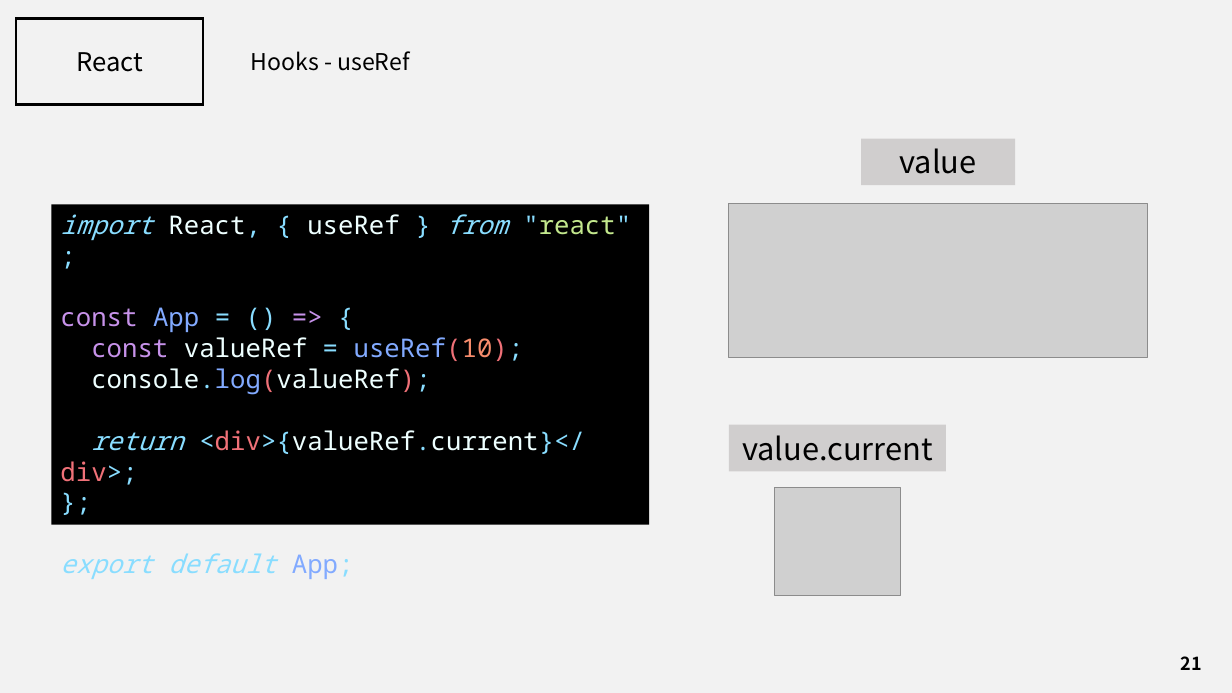
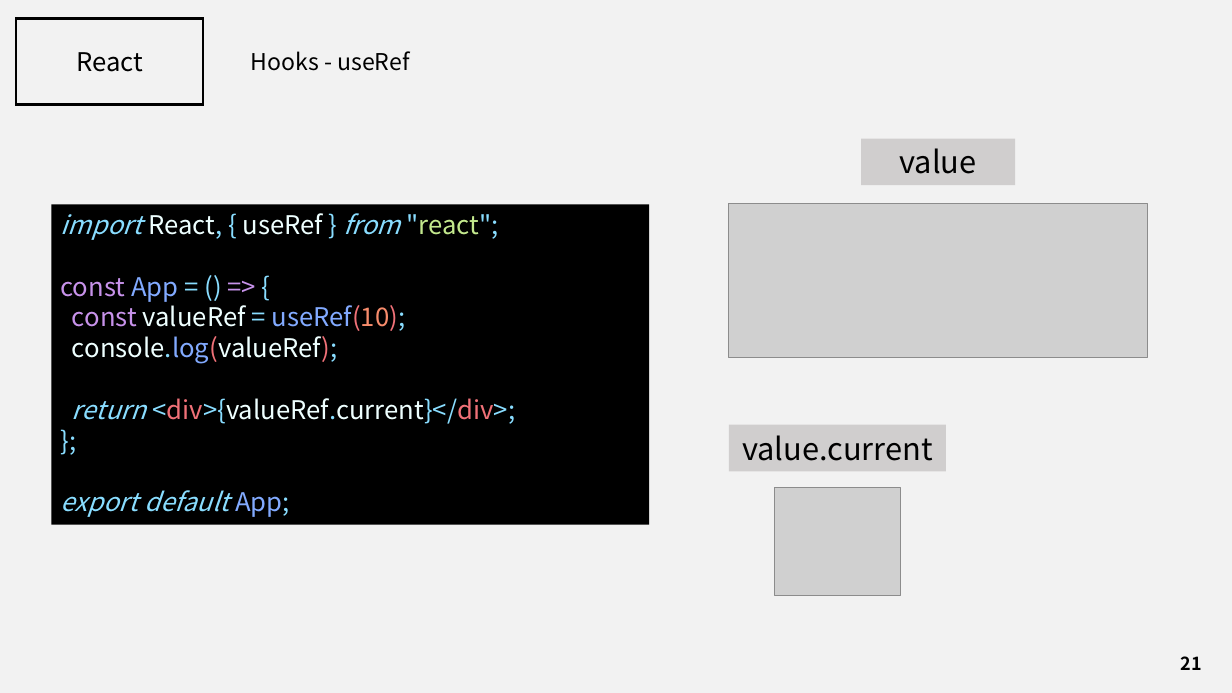
Before and after one commit to J3SUNG/Seminar, a slide deck: slide 21 of 210218_React_2.pptx. Drawn at 1232x693 pixels with LibreOffice and Linux fonts; fonts in the diff are those of the drawing; grey boxes stand for pictures. Boxes give left, top, right and bottom in pixels: in the first picture for what was removed or moved away, otherwise in the second. Text is boxed around its words. In the diff, an @@ line names an element or a change of style, - is before the commit and + after.

```diff
--- a/210218_React_2.pptx
+++ b/210218_React_2.pptx
@@ rectangle "import React, { useRef } ..." at box(52, 204, 650, 525): font Noto Sans Mono to Noto Sans CJK KR @@
```
Also in this commit, not shown: 5 other slides changed, 1 other file.
